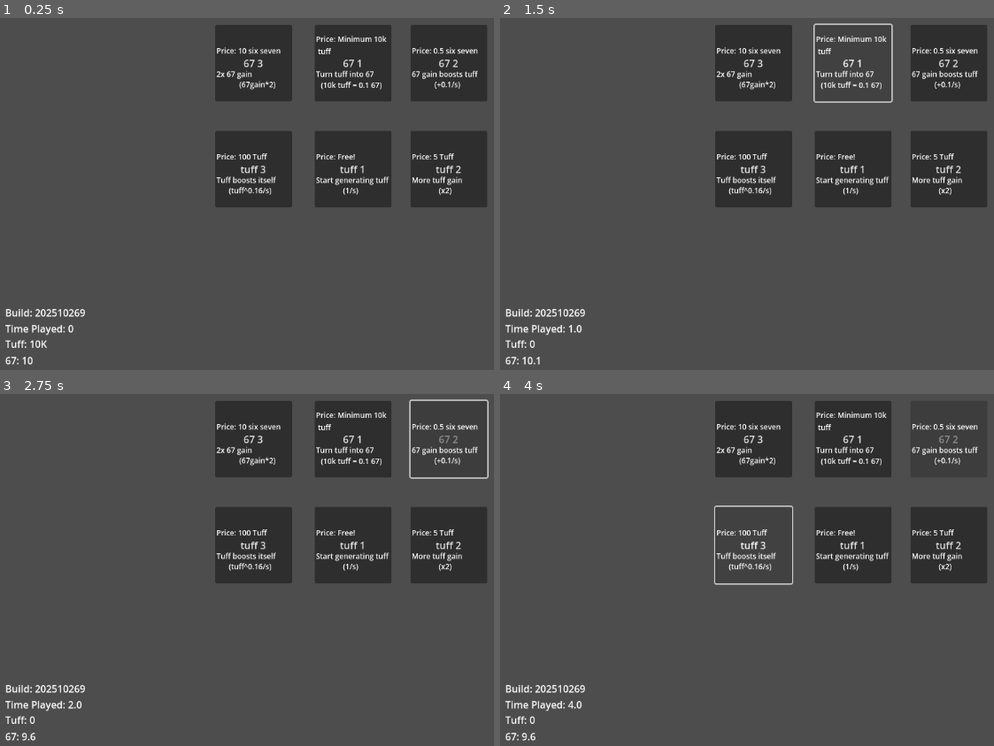
Above: before the commit, frames 1-4 (two rows, left to right).
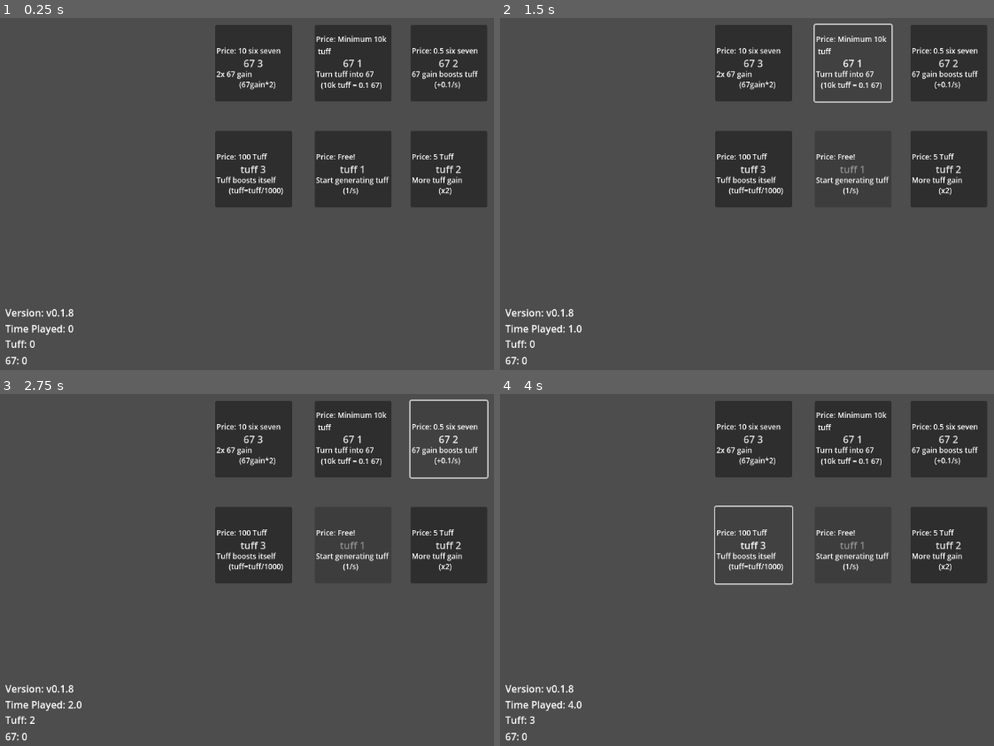
Above: after the commit, the same moments.

Repository: flumpsi/upgradetree
Game: Godot game, scene res://node_2d.tscn
Same seed, same stepped clock (60 frames per second), same inputs: the game is played once before the commit and once after it.
Inputs:
- Up to frame 1 (0.25 s): no input
- Up to frame 2 (1.5 s): click "tuff 1" at 0.5 s; click "67 1" at 1.25 s
- Up to frame 3 (2.75 s): click "67 2" at 2 s
- Up to frame 4 (4 s): click "tuff 2" at 2.75 s; click "tuff 3" at 3.5 s

The runs differ from the first frame. In frame 1, 0.4% of the frame differs, in the area x 1-58%, y 47-99%; in frame 2, 0.4%; in frame 3, 0.5%, in the area x 1-93%, y 11-99%; in frame 4, 0.4%.

Commit message:
Make Upgrade 3 2x more powerful, Fix typo, Make player start with 0 tuff, 0 67 and change build system to version system.

Diff:
--- a/node_2d.gd
+++ b/node_2d.gd
@@ -1,7 +1,7 @@
 extends Node2D
 
-var tuff = 10000.0
-var sixSeven = 10.0
+var tuff = 0.0
+var sixSeven = 0.0
 
 var timePlayed = 0.0
 var perSecondX = basePerSecondX
--- a/node_2d.tscn
+++ b/node_2d.tscn
@@ -212,7 +212,7 @@
 offset_right = 96.0
 offset_bottom = 78.0
 theme_override_font_sizes/font_size = 12
-text = "(tuff^0.16/s)"
+text = "(tuff=tuff/1000)"
 
 [node name="Timer" type="Timer" parent="Upgrade3"]
 
@@ -231,7 +231,7 @@
 offset_top = 524.0
 offset_right = 135.0
 offset_bottom = 549.0
-text = "Build: 202510269"
+text = "Version: v0.1.8"
 
 [node name="Upgrade6" type="Button" parent="."]
 offset_left = 365.0
--- a/upgrade_3.gd
+++ b/upgrade_3.gd
@@ -29,7 +29,7 @@
 
 func _on_timer_timeout() -> void:
 	# note, ^ is ** in gdscript
-	get_parent().multiplier += 1 + (get_parent().tuff / 1000) # Use + for tuff boost itself math func. This is also a shit line of code, could be way better
+	get_parent().multiplier += (get_parent().tuff / 100) # Use + for tuff boost itself math func. This is also a shit line of code, could be way better
 	# get_parent().perSecondX *= min(get_parent().tuff ** 0.16, 1) # Or use * for tuff boost itself math func,
 	# this one does nothing as result is just 1 and it is very self-explanatory what multiplication with 1x does.
 	# get_parent().perSecondX *= get_parent().tuff ** 0.16 # You also have this one which just gives a insane amount of tuff.
--- a/upgrade_5.gd
+++ b/upgrade_5.gd
@@ -6,8 +6,6 @@
 
 func _ready():
 	firsttime = true
-
-
 
 func _on_pressed() -> void:
 	if firsttime == true and get_parent().sixSeven >= price:
@@ -25,5 +23,5 @@
 	# get_parent().perSecondX += get_parent().sixSeven
 
 	# This works i guess
-	get_parent().perSecondX = get_parent().basePerSecondX + (get_parent().sixSeven * get_parent().multiplier)
+	get_parent().multiplier += (get_parent().sixSeven / 10)
 	# print("six seven: " + str(get_parent().perSecondX + get_parent().sixSeven))
